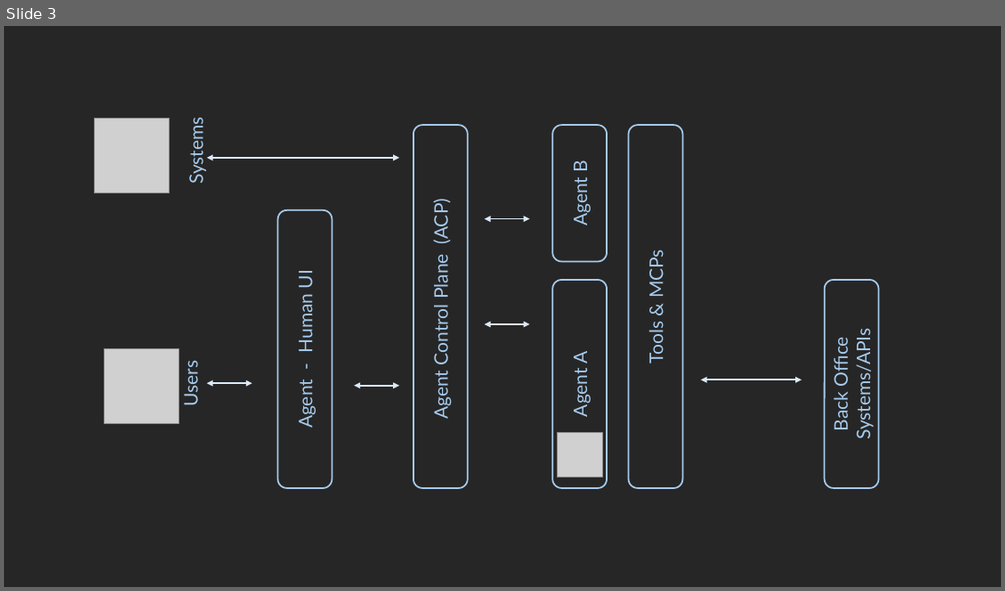
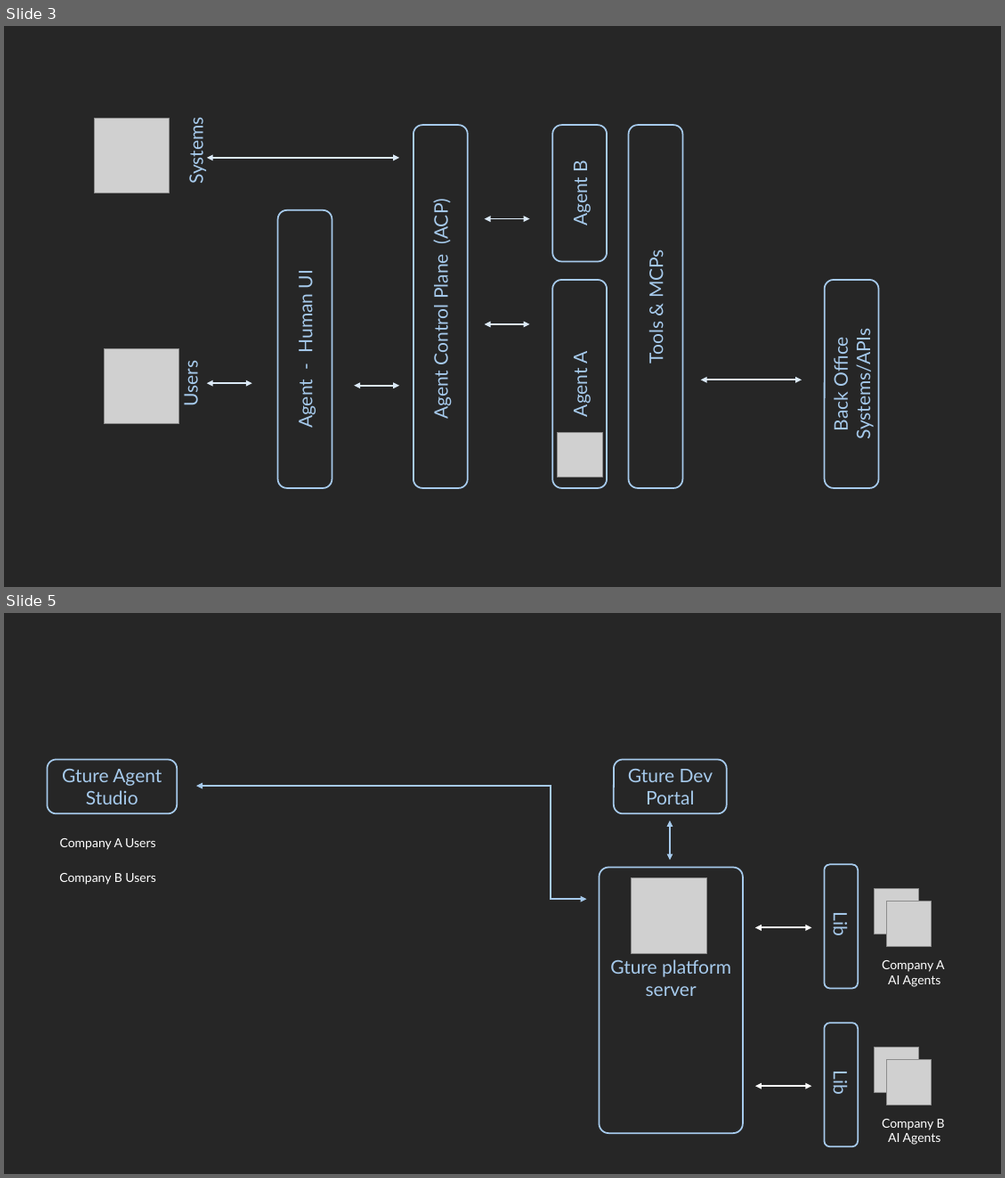
Before and after one commit to XiansAiPlatform/XiansAi.Docs, a slide deck: docs/assets/illustrations.pptx. Shown one above the other, each under a label of ours: slide 3 before the commit, slides 3 and 5 after it; the slides between them are not shown. The pictures are 1005x591 and 1005x1178 pixels, drawn with LibreOffice and Linux fonts; fonts in the diff are those of the drawing; grey boxes stand for pictures. Boxes give left, top, right and bottom in pixels: in the first picture for what was removed or moved away, otherwise in the second. Text is boxed around its words. In the diff, an @@ line names an element or a change of style, - is before the commit and + after.

```diff
--- a/docs/assets/illustrations.pptx
+++ b/docs/assets/illustrations.pptx
@@ slide 5 added at (x1=4, y1=613, x2=1001, y2=1174), background #262626 @@
@@ rounded rectangle added at (x1=48, y1=760, x2=178, y2=813), outline #A6CAEC 1.5 pt, 18 pt, text #A6CAEC @@
+Gture Agent Studio
@@ rounded rectangle added at (x1=614, y1=760, x2=727, y2=813), outline #A6CAEC 1.5 pt, 18 pt, text #A6CAEC @@
+Gture Dev Portal
@@ elbow double arrow added from (196, 786) to (587, 899), #A6CAEC 1.5 pt @@
@@ double arrow added from (671, 820) to (671, 860), #A6CAEC 1.5 pt @@
@@ text added at (x1=60, y1=838, x2=155, y2=850), 12 pt, text #FFFFFF @@
+Company A Users
@@ text added at (x1=59, y1=873, x2=155, y2=884), 12 pt, text #FFFFFF @@
+Company B Users
@@ rounded rectangle added at (x1=599, y1=868, x2=743, y2=1133), outline #A6CAEC 1.5 pt @@
@@ picture added at (x1=631, y1=877, x2=706, y2=953) @@
@@ rounded rectangle added at (x1=825, y1=864, x2=858, y2=988), outline #A6CAEC 1.5 pt, 18 pt, text #A6CAEC @@
+Lib
@@ picture added at (x1=874, y1=889, x2=919, y2=933) @@
@@ picture added at (x1=886, y1=900, x2=931, y2=946) @@
@@ double arrow added from (755, 928) to (811, 928), #FFFFFF 1.5 pt @@
@@ text added at (x1=610, y1=959, x2=731, y2=996), 18 pt, text #A6CAEC @@
+Gture platform server
@@ text added at (x1=882, y1=960, x2=944, y2=987), 12 pt, text #FFFFFF @@
+Company A
+AI Agents
@@ rounded rectangle added at (x1=825, y1=1022, x2=858, y2=1146), outline #A6CAEC 1.5 pt, 18 pt, text #A6CAEC @@
+Lib
@@ picture added at (x1=874, y1=1046, x2=919, y2=1092) @@
@@ picture added at (x1=886, y1=1060, x2=931, y2=1104) @@
@@ double arrow added from (755, 1086) to (811, 1086), #FFFFFF 1.5 pt @@
@@ text added at (x1=882, y1=1119, x2=945, y2=1144), 12 pt, text #FFFFFF @@
+Company B
+AI Agents
```
Also in this commit, not shown: 3 other slides added, 14 other files.
